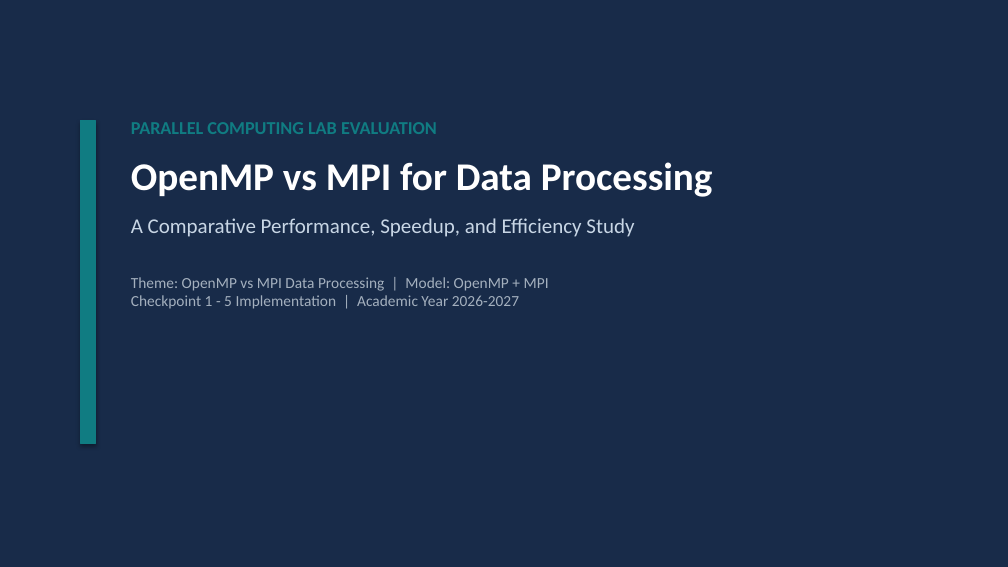
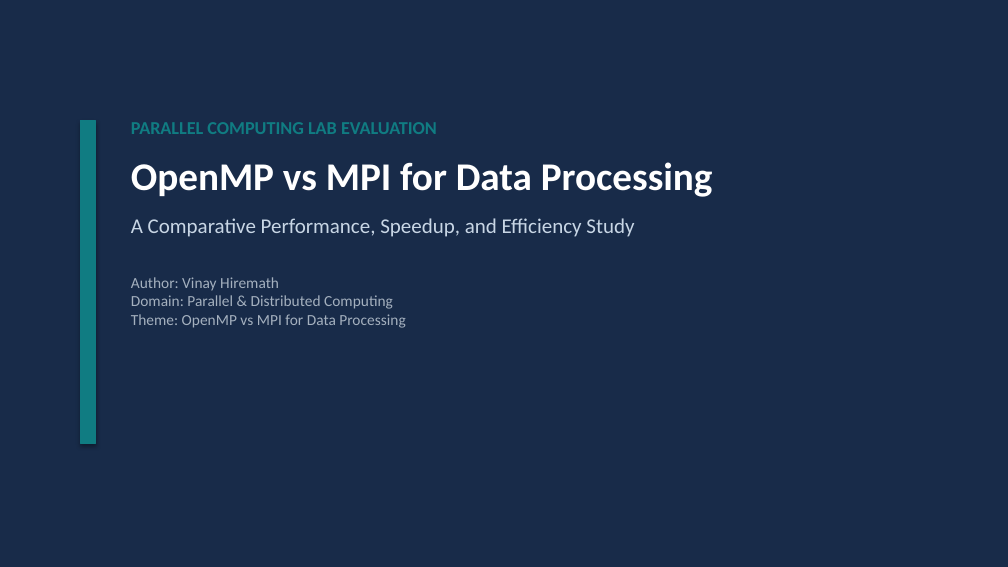
Before and after one commit to vinayhiremath440/openmp-vs-mpi-data-processing, a slide deck: slide 1 of presentation/OpenMP_vs_MPI_Data_Processing.pptx. Drawn at 1008x567 pixels with LibreOffice and Linux fonts; fonts in the diff are those of the drawing. Boxes give left, top, right and bottom in pixels: in the first picture for what was removed or moved away, otherwise in the second. Text is boxed around its words. In the diff, an @@ line names an element or a change of style, - is before the commit and + after.

Commit message:
Refactor documentation, presentation, and reports into professional academic format

```diff
--- a/presentation/OpenMP_vs_MPI_Data_Processing.pptx
+++ b/presentation/OpenMP_vs_MPI_Data_Processing.pptx
@@ text at <box>131,277,405,328</box>: text changed @@
-Theme: OpenMP vs MPI Data Processing | Model: OpenMP + MPI
-Checkpoint 1 - 5 Implementation | Academic Year 2026-2027
+Author: Vinay Hiremath
+Domain: Parallel & Distributed Computing
+Theme: OpenMP vs MPI for Data Processing
```
Also in this commit, not shown: 2 other slides changed, 6 other files.
